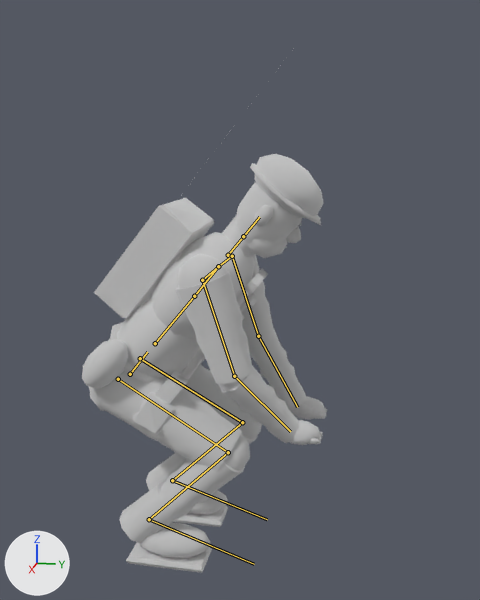
The glTF model ambush_loop/art/v2/models/enemy_radio_lod1.glb as it was, and as the next commit left it.
The view is the same before and after, from a 50 mm camera at (2.05, 0.696, 1.4) aimed at (-0.014, 0.283, 0.884). The lights are fixed; the arrows at lower left show +X, +Y and +Z. The first picture is the older version. Both versions are drawn at frame 12 of the action 'pickup'; the numbers are the values there. The bones that change, and the others that lie on the model, are drawn over the model as lines.

Names of what the first picture shows: 'enemy_radio_body.001'.
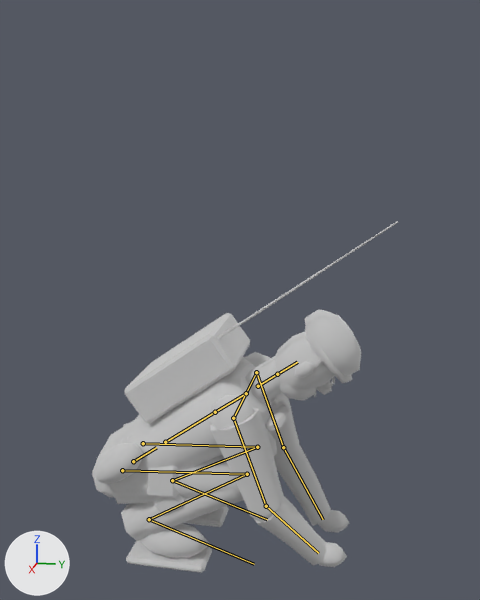
Boxes [x1, y1, x2, y2] around the edits, measured in the pictures (480 x 600 px):
'enemy_radio_body.001', posed (24% wider, 31% shorter)
    before: [82, 65, 328, 573]
    after: [92, 221, 398, 573]
bone 'pelvis', root to tip
    before: (130, 374) to (147, 352)
    after: (133, 461) to (156, 447)
bone 'clavicle.L', root to tip
    before: (218, 266) to (232, 256)
    after: (246, 393) to (256, 372)
bone 'upper_arm.L', root to tip
    before: (232, 256) to (258, 336)
    after: (256, 372) to (283, 447)
bone 'forearm.L', root to tip
    before: (258, 336) to (297, 407)
    after: (283, 447) to (323, 519)
bone 'clavicle.R', root to tip
    before: (218, 266) to (202, 280)
    after: (246, 393) to (233, 418)
bone 'upper_arm.R', root to tip
    before: (202, 280) to (234, 376)
    after: (233, 418) to (266, 506)
bone 'forearm.R', root to tip
    before: (234, 376) to (290, 431)
    after: (266, 506) to (318, 553)
bone 'thigh.L', root to tip
    before: (140, 358) to (242, 422)
    after: (143, 443) to (257, 447)
bone 'shin.L', root to tip
    before: (242, 422) to (172, 480)
    after: (257, 447) to (172, 480)
bone 'thigh.R', root to tip
    before: (118, 379) to (228, 452)
    after: (122, 470) to (247, 474)
bone 'shin.R', root to tip
    before: (228, 452) to (149, 519)
    after: (247, 474) to (149, 519)

The change in detail:
Bone 'pelvis' (bone_pelvis) moves from (0.0, -0.324, 0.1) to (0.0, -0.654, 0.1).
Bone 'pelvis' (bone_pelvis) turns from (-39, 0, 0) to (-54, 0, 0) degrees about its own x, y and z.
Bone 'clavicle.L' (bone_clavicle_l) turns from (0, -39, 0) to (0, -54, 0) degrees about its own x, y and z.
Bone 'upper_arm.L' (bone_upper_arm_l) turns from (4, 0, -12) to (5, 1, -13) degrees about its own x, y and z.
Bone 'forearm.L' (bone_forearm_l) turns from (-70, 2, -7) to (-72, 3, -5) degrees about its own x, y and z.
Bone 'clavicle.R' (bone_clavicle_r) turns from (0, 39, 0) to (0, 54, 0) degrees about its own x, y and z.
Bone 'upper_arm.R' (bone_upper_arm_r) turns from (4, 0, 12) to (5, -1, 13) degrees about its own x, y and z.
Bone 'forearm.R' (bone_forearm_r) turns from (-70, -2, 7) to (-72, -3, 5) degrees about its own x, y and z.
Bone 'thigh.L' (bone_thigh_l) moves from (0.0, 0.004, -0.013) to (0.0, 0.007, -0.017).
Bone 'thigh.L' (bone_thigh_l) turns from (95, 1, -4) to (145, 4, -3) degrees about its own x, y and z.
Bone 'shin.L' (bone_shin_l) turns from (-98, 1, 2) to (-147, 4, 1) degrees about its own x, y and z.
Bone 'foot.L' (bone_foot_l) turns from (42, -1, -2) to (57, -4, -4) degrees about its own x, y and z.
Bone 'thigh.R' (bone_thigh_r) moves from (0.0, 0.004, -0.013) to (0.0, 0.007, -0.017).
Bone 'thigh.R' (bone_thigh_r) turns from (95, -1, 4) to (145, -4, 3) degrees about its own x, y and z.
Bone 'shin.R' (bone_shin_r) turns from (-98, -1, -2) to (-147, -4, -1) degrees about its own x, y and z.
Bone 'foot.R' (bone_foot_r) turns from (42, 1, 2) to (57, 4, 4) degrees about its own x, y and z.
